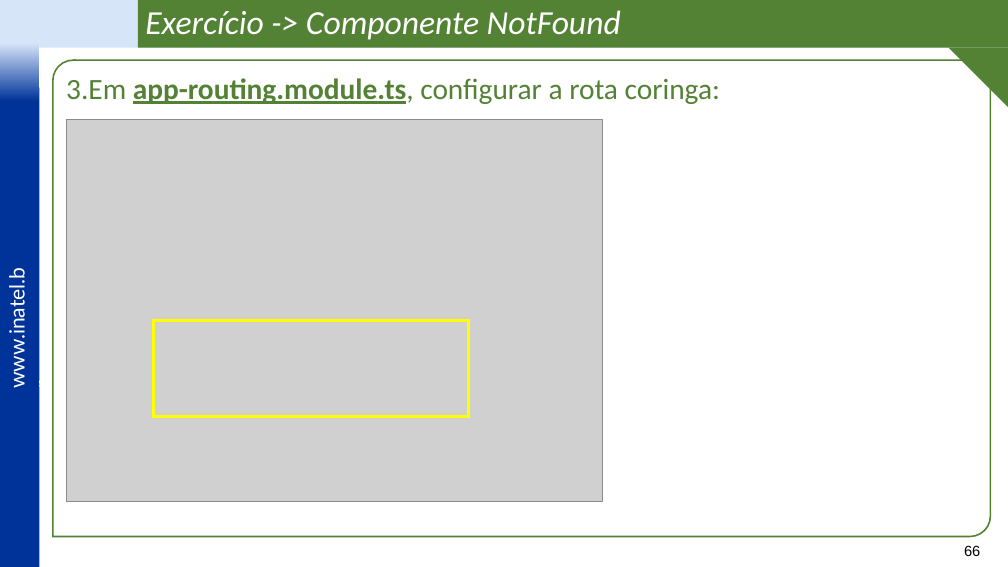
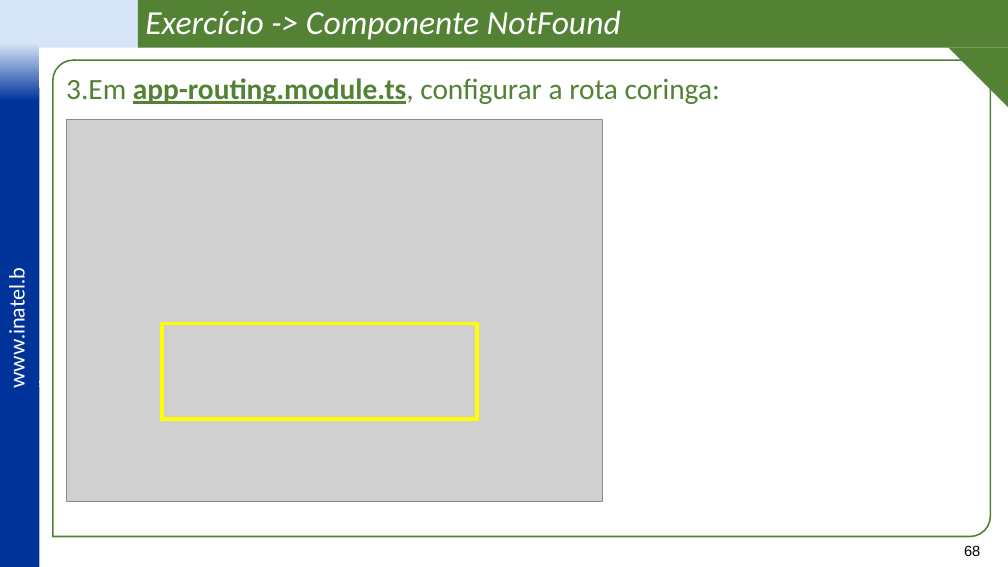
Before and after one commit to vitor-figueiredo/Lab_Angular, a slide deck: slide 68 of _docs/Lab_Angular - Frontend com Angular -v3.pptx (slide 66 before the commit). Drawn at 1008x567 pixels with LibreOffice and Linux fonts; fonts in the diff are those of the drawing; grey boxes stand for pictures; background and template pictures are left out. Boxes give left, top, right and bottom in pixels: in the first picture for what was removed or moved away, otherwise in the second. Text is boxed around its words. In the diff, an @@ line names an element or a change of style, - is before the commit and + after.

```diff
--- a/_docs/Lab_Angular - Frontend com Angular -v3.pptx
+++ b/_docs/Lab_Angular - Frontend com Angular -v3.pptx
@@ rectangle: place and size @@
-rectangle at [154, 321, 469, 417]
+rectangle at [162, 324, 477, 419]
@@ page number at [964, 545, 980, 556]: text changed @@
-66
+68
```
Also in this commit, not shown: 13 other slides changed, 26 slides added, 2 slides removed, 31 other files.
